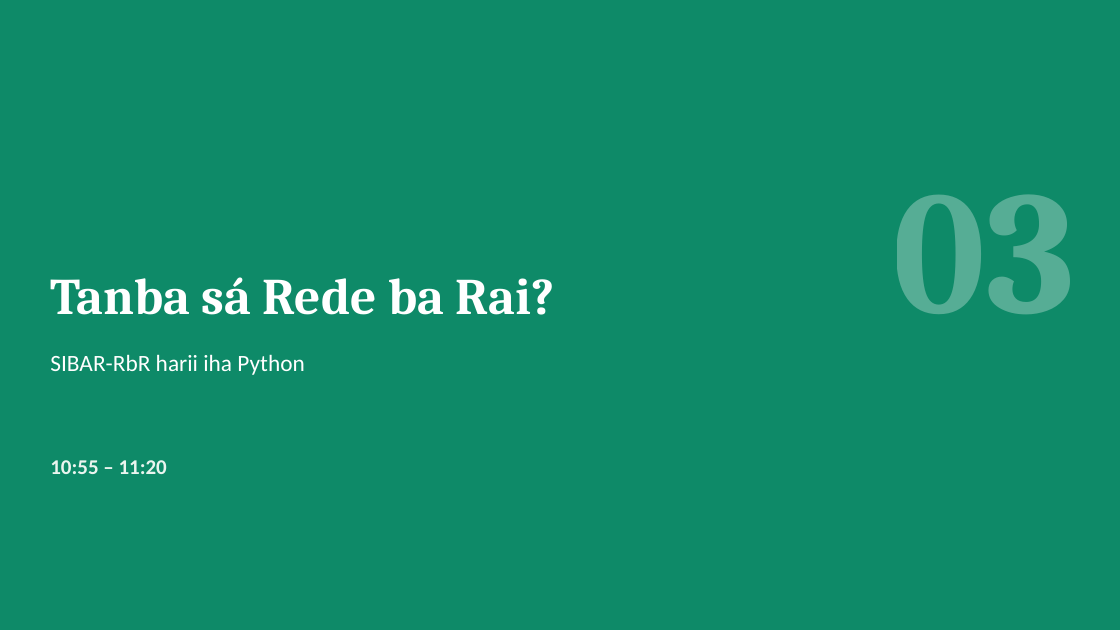
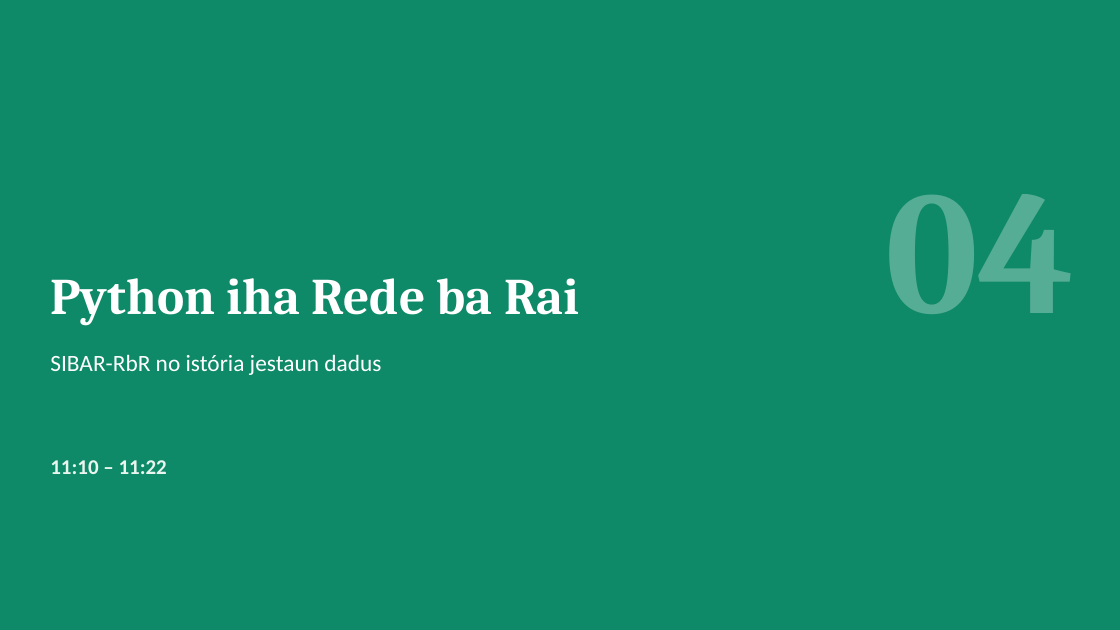
Before and after one commit to Odoly23/SMKRE, a slide deck: slide 20 of docs/formasaun/RbR_Sesaun_Python_SIBAR-RbR.pptx (slide 15 before the commit). Drawn at 1120x630 pixels with LibreOffice and Linux fonts; fonts in the diff are those of the drawing. Boxes give left, top, right and bottom in pixels: in the first picture for what was removed or moved away, otherwise in the second. Text is boxed around its words. In the diff, an @@ line names an element or a change of style, - is before the commit and + after.

```diff
--- a/docs/formasaun/RbR_Sesaun_Python_SIBAR-RbR.pptx
+++ b/docs/formasaun/RbR_Sesaun_Python_SIBAR-RbR.pptx
@@ text at bbox=[885, 194, 1075, 314]: text changed @@
-03
+04
@@ title at bbox=[50, 278, 580, 326]: text changed @@
-Tanba sá Rede ba Rai?
+Python iha Rede ba Rai
@@ text at bbox=[50, 354, 381, 375]: text changed @@
-SIBAR-RbR harii iha Python
+SIBAR-RbR no istória jestaun dadus
@@ text at bbox=[50, 460, 167, 474]: text changed @@
-10:55 – 11:20
+11:10 – 11:22
```
Also in this commit, not shown: 21 other slides changed, 12 slides added, 6 slides removed.
